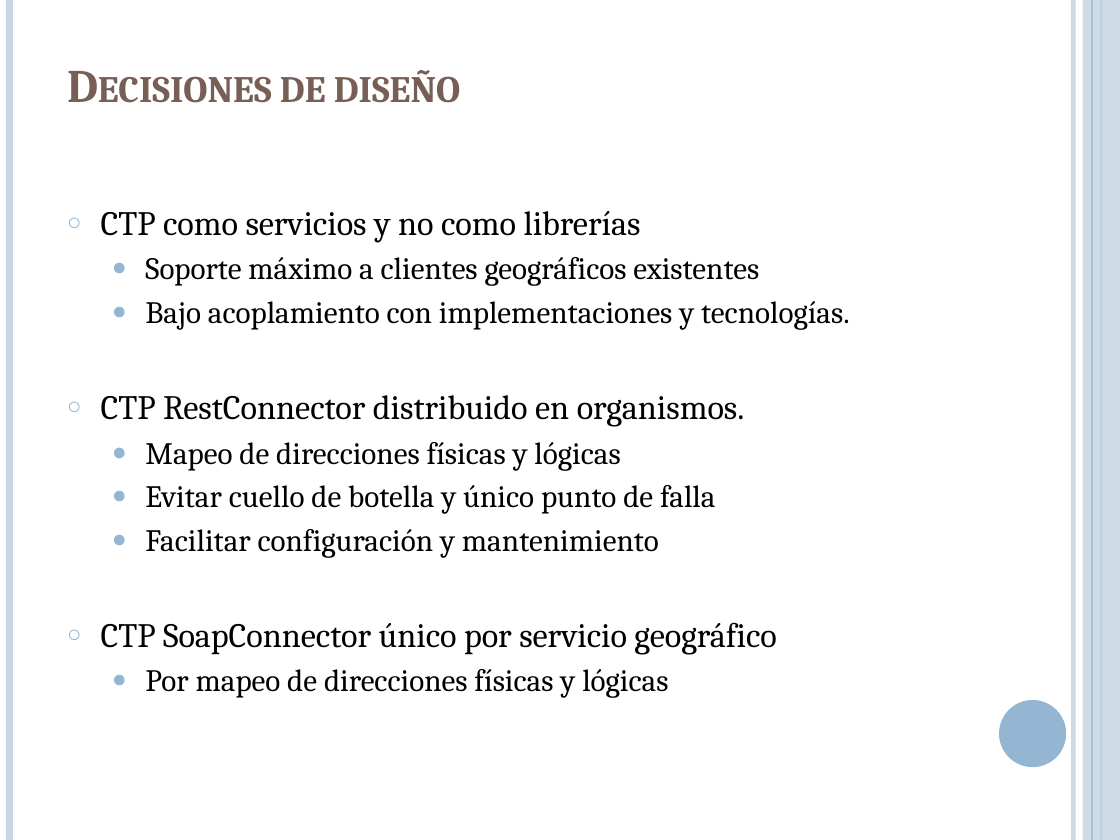
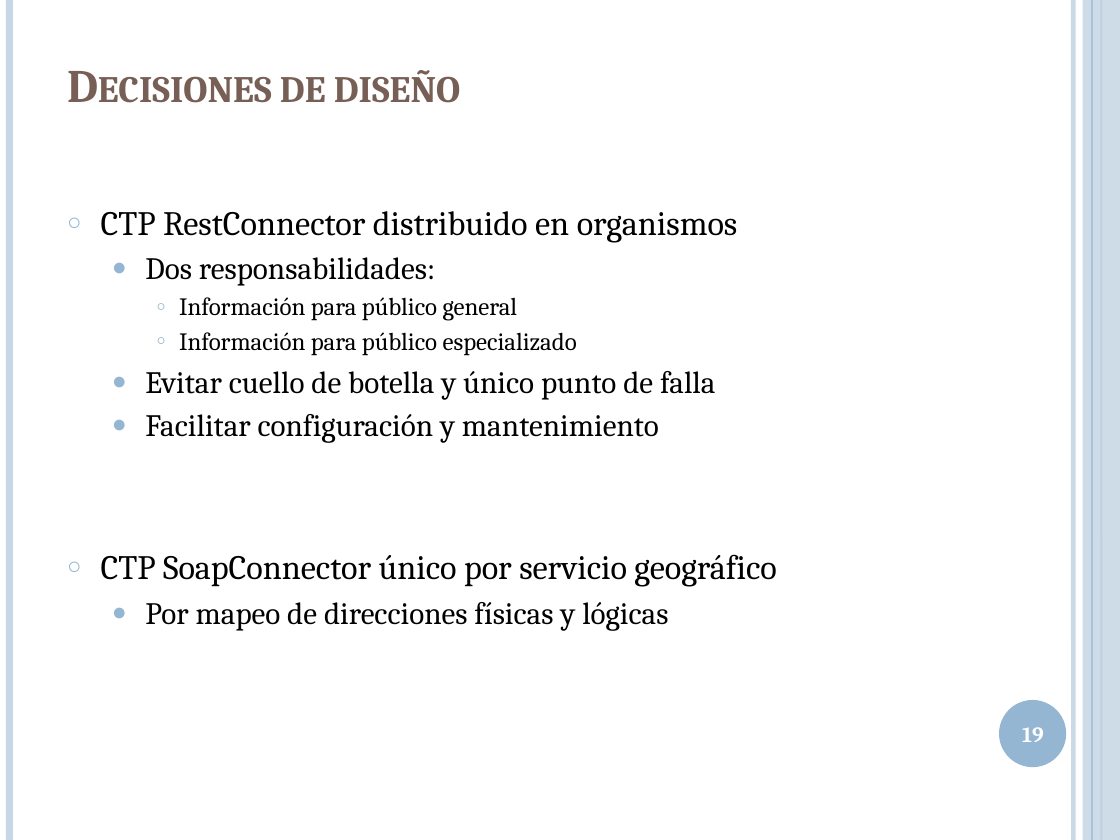
Before and after one commit to lcpaso1/integracion-gis-pge, a slide deck: slide 19 of Presentacion.pptx (slide 17 before the commit). Drawn at 1120x840 pixels with LibreOffice and Linux fonts; fonts in the diff are those of the drawing. Boxes give left, top, right and bottom in pixels: in the first picture for what was removed or moved away, otherwise in the second. Text is boxed around its words. In the diff, an @@ line names an element or a change of style, - is before the commit and + after.

```diff
--- a/Presentacion.pptx
+++ b/Presentacion.pptx
@@ text at <box>101,211,738,356</box>: text changed; size 20 to 16 pt @@
-○ CTP como servicios y no como librerías
-  ● Soporte máximo a clientes geográficos existentes
-  ● Bajo acoplamiento con implementaciones y tecnologías.
-○ CTP RestConnector distribuido en organismos.
-  ● Mapeo de direcciones físicas y lógicas
+○ CTP RestConnector distribuido en organismos
+  ● Dos responsabilidades:
+    ○ Información para público general
+    ○ Información para público especializado
@@ page number added at <box>1022,727,1044,742</box>, 14 pt, text #FFFFFF, bold @@
+19
```
Also in this commit, not shown: 24 other slides changed, 5 slides added, 4 slides removed.
